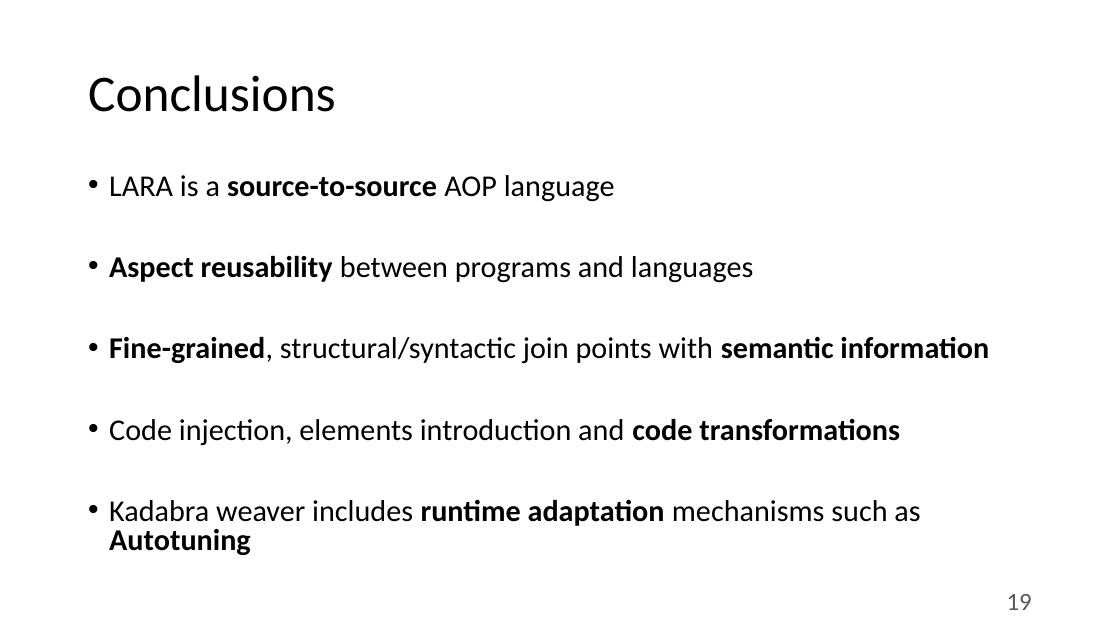
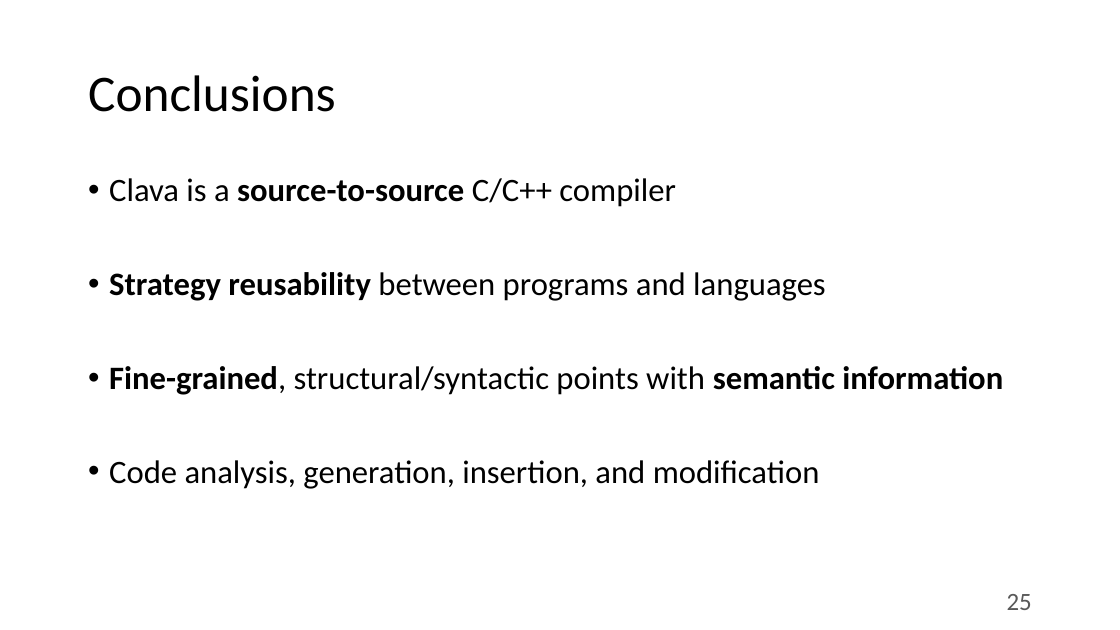
Before and after one commit to specs-feup/specs-lara, a slide deck: slide 25 of Tutorial-2018-INDIN/Clava-Tutorial.pptx (slide 19 before the commit). Drawn at 1120x630 pixels with LibreOffice and Linux fonts; fonts in the diff are those of the drawing. Boxes give left, top, right and bottom in pixels: in the first picture for what was removed or moved away, otherwise in the second. Text is boxed around its words. In the diff, an @@ line names an element or a change of style, - is before the commit and + after.

```diff
--- a/Tutorial-2018-INDIN/Clava-Tutorial.pptx
+++ b/Tutorial-2018-INDIN/Clava-Tutorial.pptx
@@ text at box(109, 178, 1003, 489): text changed; size 19.4 to 21 pt @@
-• LARA is a source-to-source AOP language
-• Aspect reusability between programs and languages
-• Fine-grained, structural/syntactic join points with semantic information
-• Code injection, elements introduction and code transformations
-• Kadabra weaver includes runtime adaptation mechanisms such as Autotuning
+• Clava is a source-to-source C/C++ compiler
+• Strategy reusability between programs and languages
+• Fine-grained, structural/syntactic points with semantic information
+• Code analysis, generation, insertion, and modification
@@ page number at box(1007, 594, 1032, 610): text changed @@
-19
+25
```
Also in this commit, not shown: 8 other slides changed, 10 slides added, 2 slides removed, 5 other files.
